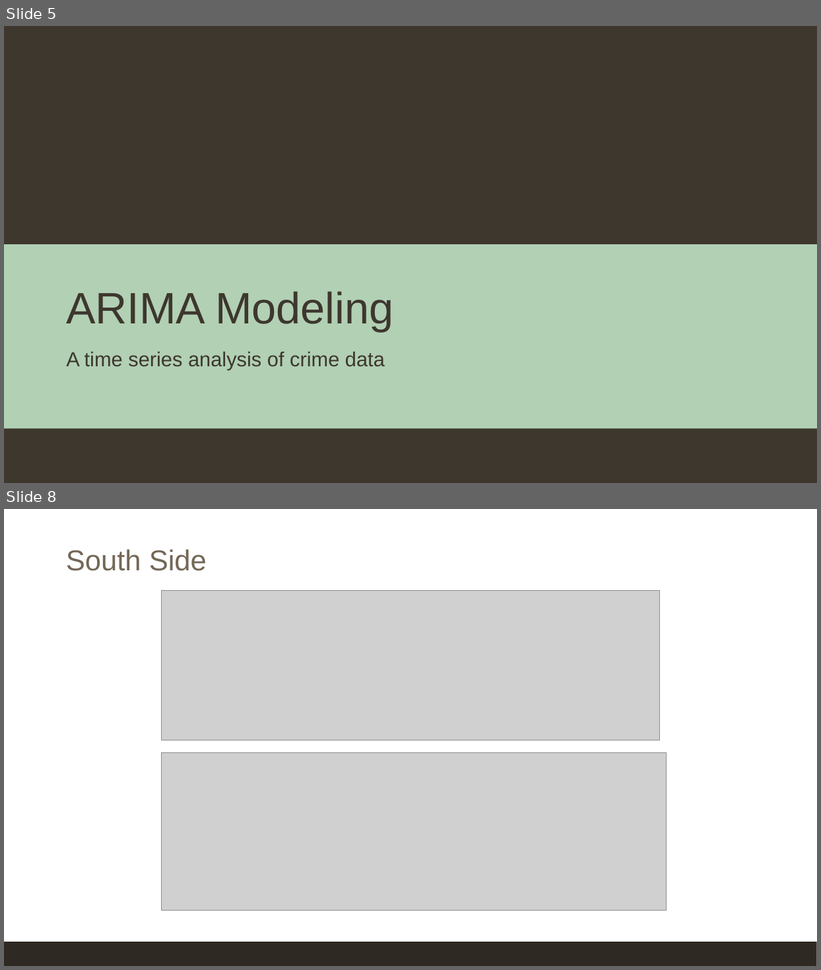
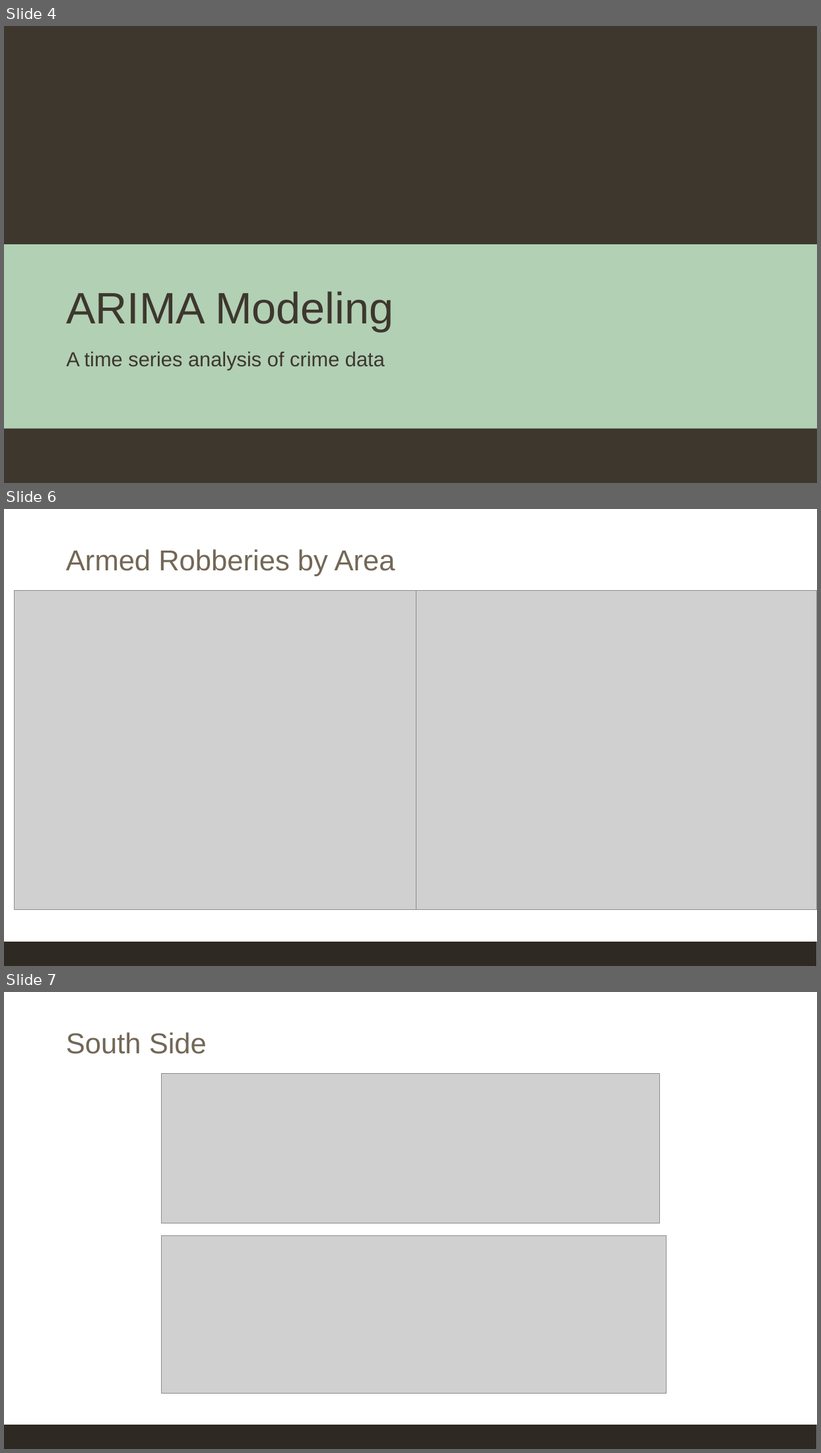
Before and after one commit to EEPlei/Americas-Warzone-Class-Project, a slide deck: Slides/final_slides.pptx. Shown one above the other, each under a label of ours: slides 5 and 8 before the commit, slides 4, 6 and 7 after it; the slides between them are not shown. The pictures are 821x970 and 821x1453 pixels, drawn with LibreOffice and Linux fonts; fonts in the diff are those of the drawing; grey boxes stand for pictures; background and template pictures are left out. Boxes give left, top, right and bottom in pixels: in the first picture for what was removed or moved away, otherwise in the second. Text is boxed around its words. In the diff, an @@ line names an element or a change of style, - is before the commit and + after.

```diff
--- a/Slides/final_slides.pptx
+++ b/Slides/final_slides.pptx
@@ slide 6 added at [4, 509, 817, 966], background #FFFFFF; not listed: 1 template element that a slide beside it also shows @@
@@ title added at [66, 549, 395, 576], 34 pt, text #736756 @@
+Armed Robberies by Area
@@ picture added at [15, 590, 416, 910] @@
@@ picture added at [415, 590, 817, 910] @@
@@ what was slide 5 is now slide 4 @@
@@ what was slide 8 is now slide 7 @@
```
Also in this commit, not shown: 2 slides changed, 2 slides removed, 1 other file.
